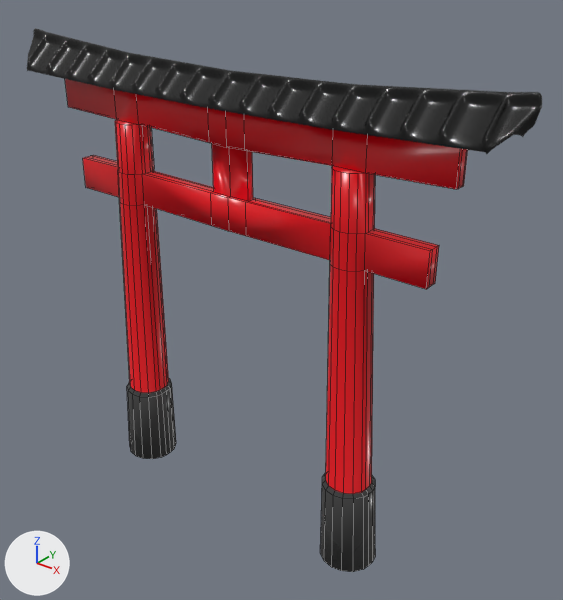
The Blender file shrine.blend: old version first, new version second.
Rendered twice from a camera (50 mm lens) standing at (3.66, -4.01, 4.5) and looking at (0.27, 0.23, 1.87). The lights are fixed; the arrows at lower left show +X, +Y and +Z. The picture after the commit comes second. Mesh edges are drawn as thin lines on the coarser meshes.
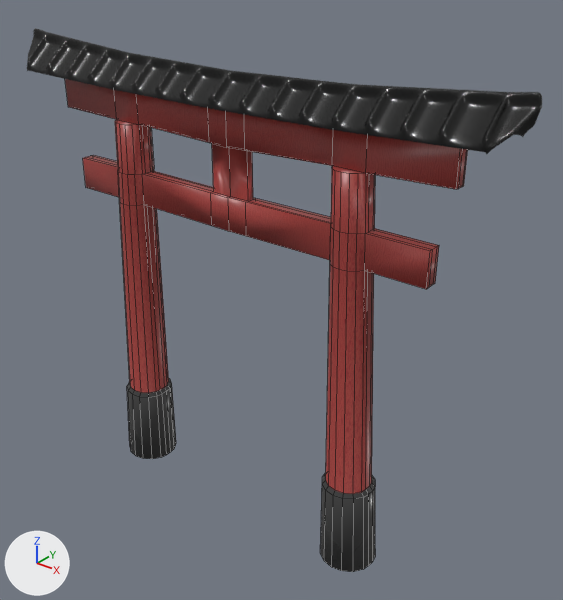
Location of each change, [x1, y1, x2, y2] in pixels of the pictures (563 x 600 px):
'Circle', surface changed
    both: [65, 79, 468, 497]

What changed in the scene script:
```text
Change mat_red_001:
    remove # nodes: BsdfPrincipled, OutputMaterial
    remove # colours: red #e70015
    nodes: BsdfPrincipled, OutputMaterial, TexWave, ValToRGB
    colours: red #ab4a41, red #92242c
```
